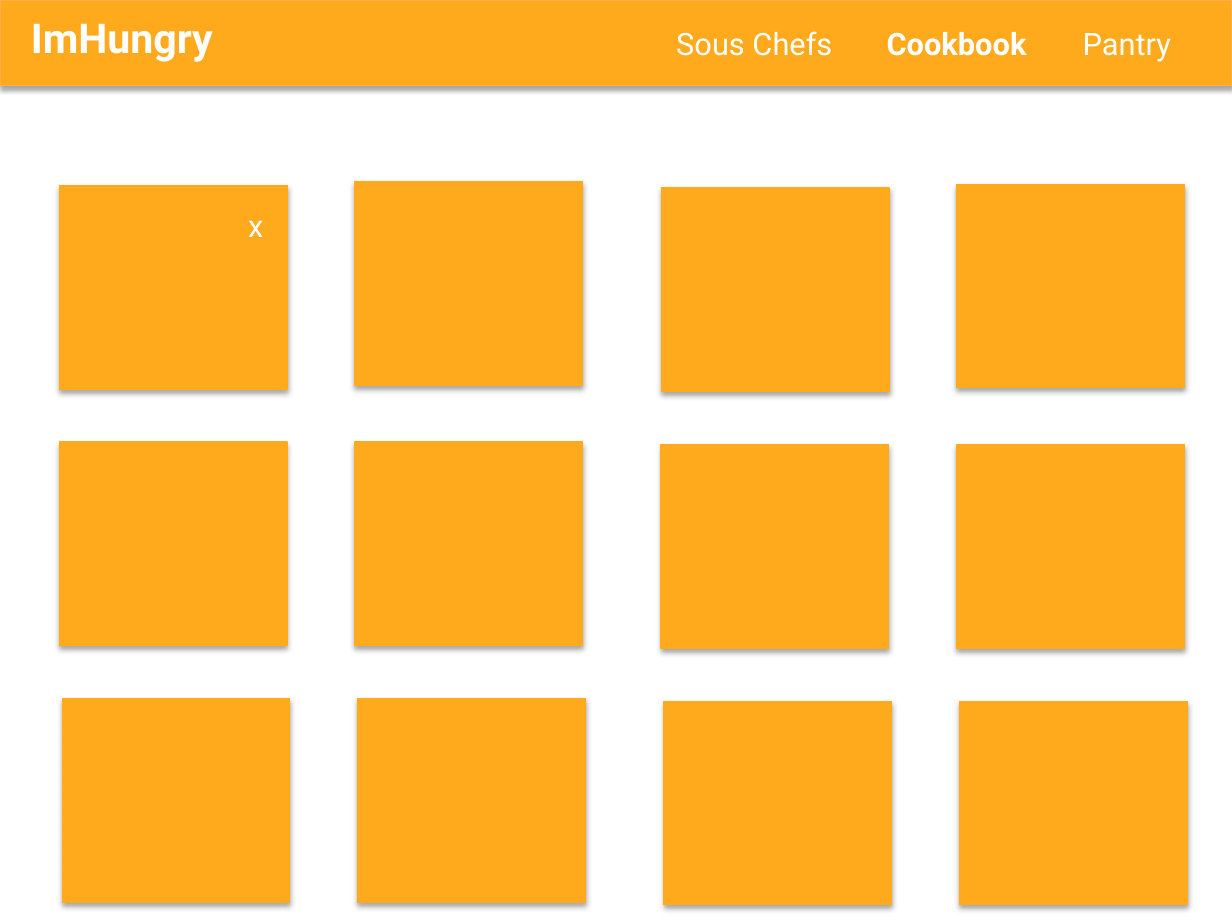
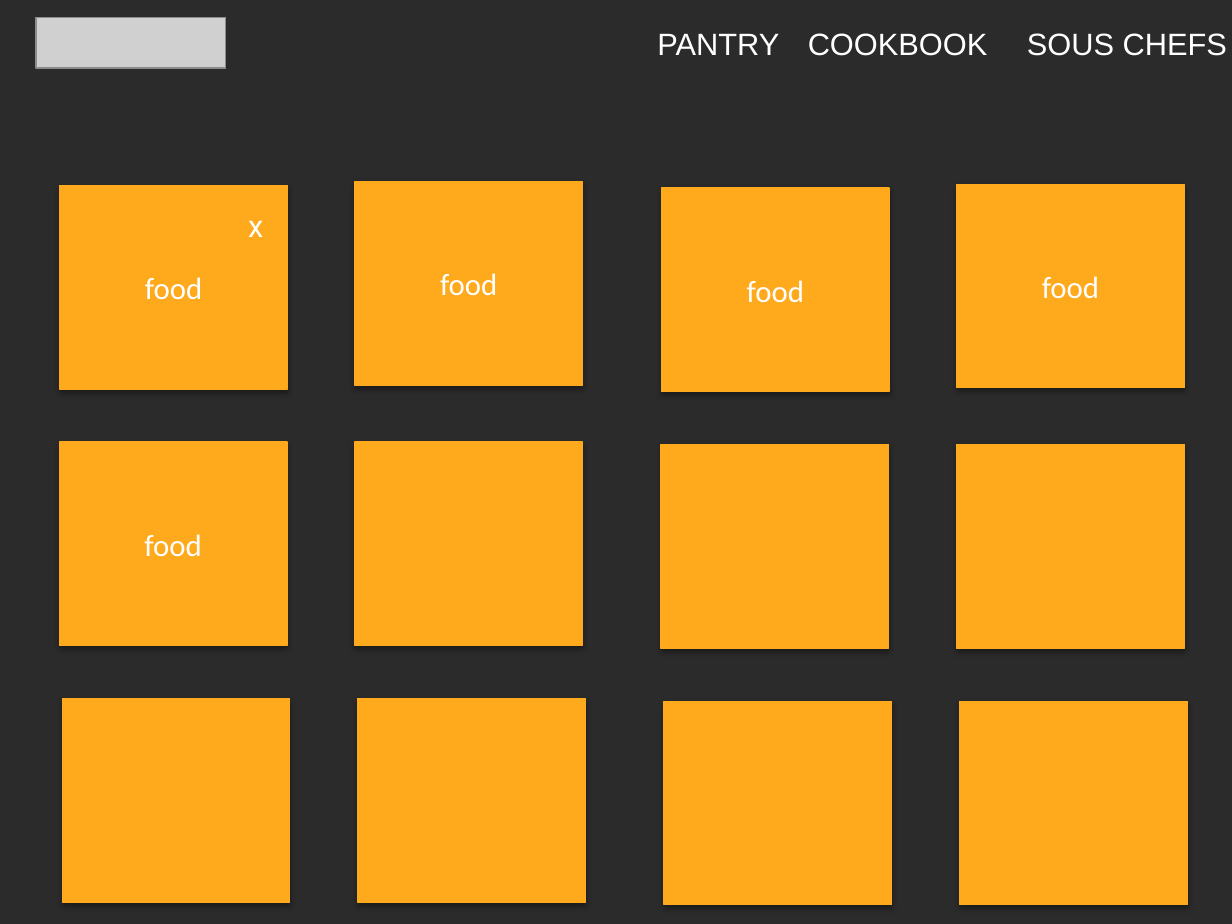
Before and after one commit to chieni/imhungry, a slide deck: slide 12 of ui-design.pptx. Drawn at 1232x924 pixels with LibreOffice and Linux fonts; fonts in the diff are those of the drawing; grey boxes stand for pictures; background and template pictures are left out; a plain dark background stands for a picture behind light text. Boxes give left, top, right and bottom in pixels: in the first picture for what was removed or moved away, otherwise in the second. Text is boxed around its words. In the diff, an @@ line names an element or a change of style, - is before the commit and + after.

```diff
--- a/ui-design.pptx
+++ b/ui-design.pptx
@@ background #FFFFFF to picture (left out) @@
@@ rectangle removed at bbox=[0, 0, 1232, 85] @@
@@ text removed at bbox=[31, 23, 213, 62] @@
-ImHungry
@@ picture added at bbox=[36, 17, 225, 68] @@
@@ text at bbox=[657, 34, 779, 55]: text changed; font Roboto to Arial @@
-Pantry
+PANTRY
@@ text at bbox=[808, 33, 988, 56]: text changed; font Roboto to Arial; bold off @@
-Cookbook
+COOKBOOK
@@ text at bbox=[1027, 33, 1227, 56]: text changed; font Roboto to Arial @@
-Sous Chefs
+SOUS CHEFS
@@ text in rectangle at bbox=[145, 277, 202, 300]: text added @@
+food
@@ text in rectangle at bbox=[440, 273, 497, 296]: text added @@
+food
@@ text in rectangle at bbox=[747, 280, 804, 303]: text added @@
+food
@@ text in rectangle at bbox=[1042, 276, 1099, 299]: text added @@
+food
@@ text in rectangle at bbox=[144, 534, 201, 557]: text added @@
+food
```
Also in this commit, not shown: 13 other slides changed, 1 slide added, 1 other file.
